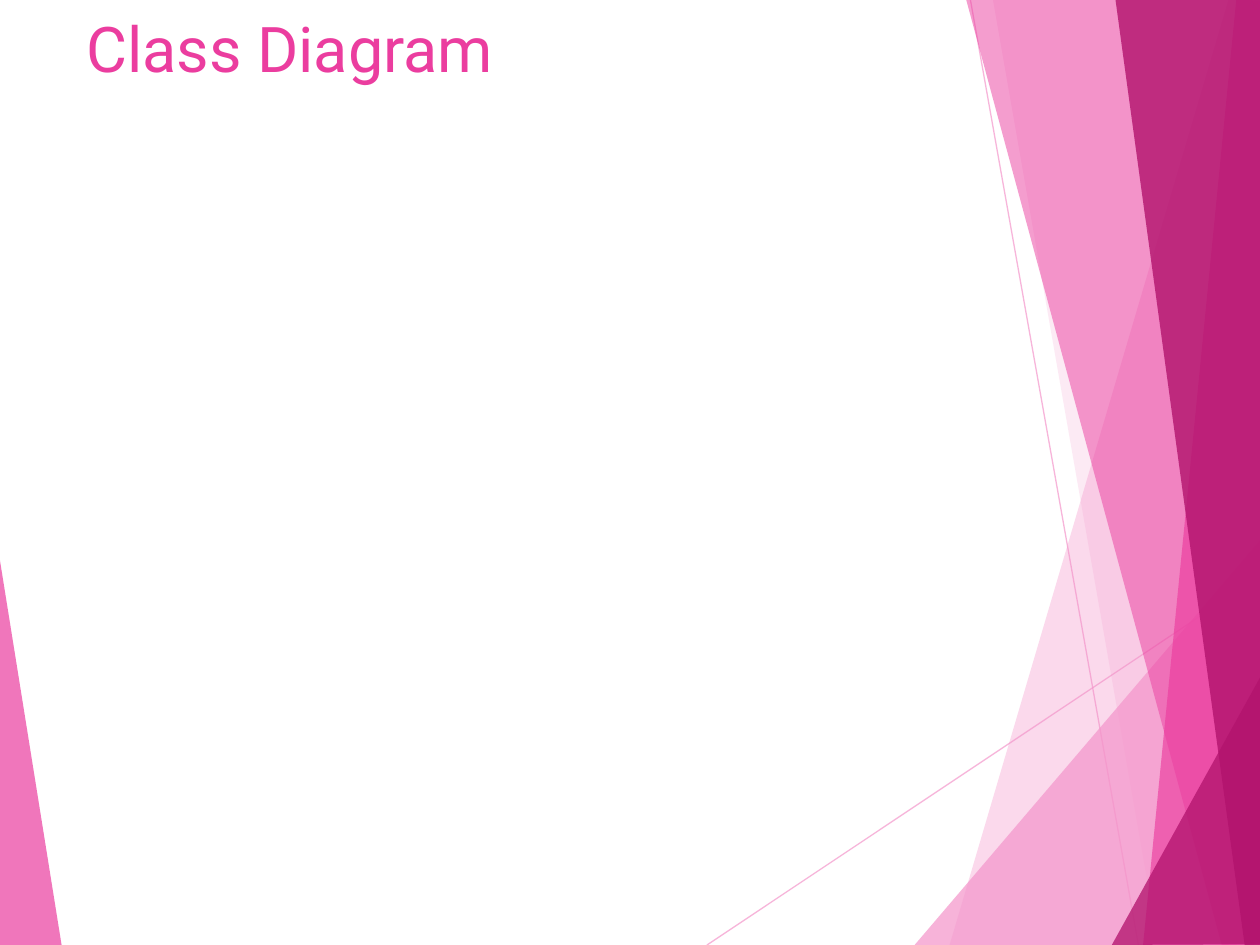
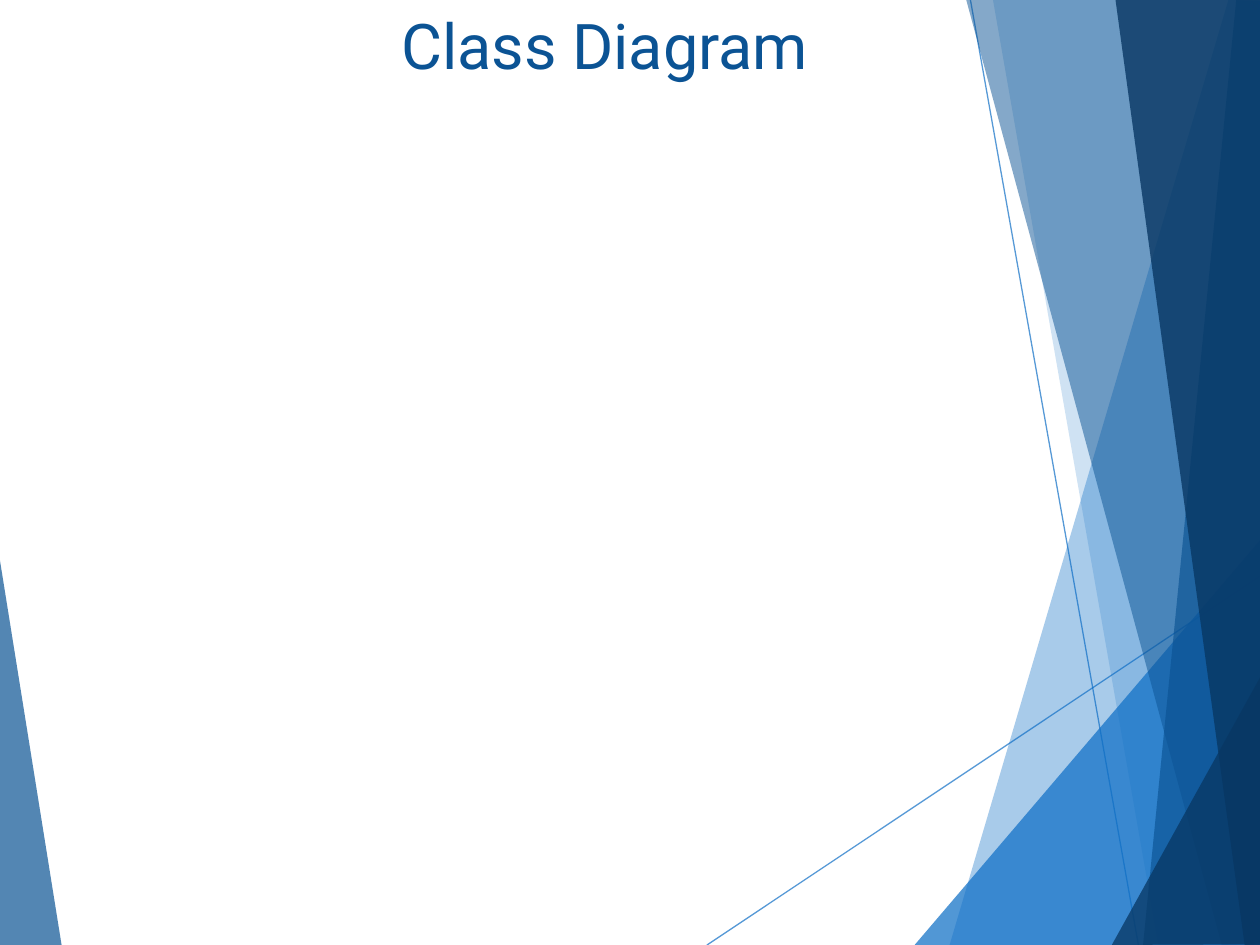
Before and after one commit to saaarvesh/FINALYEAR_PROJECT, a slide deck: slide 42 of Presentation/Project_Presentation.pptx. Drawn at 1260x945 pixels with LibreOffice and Linux fonts; fonts in the diff are those of the drawing; background and template pictures are left out. Boxes give left, top, right and bottom in pixels: in the first picture for what was removed or moved away, otherwise in the second. Text is boxed around its words. In the diff, an @@ line names an element or a change of style, - is before the commit and + after.

Commit message:
Final PPT

```diff
--- a/Presentation/Project_Presentation.pptx
+++ b/Presentation/Project_Presentation.pptx
@@ title "Class Diagram": place and size @@
-title "Class Diagram" at (86, 24, 493, 85)
+title "Class Diagram" at (401, 21, 808, 82)
@@ title "Class Diagram" at (401, 21, 808, 82): text colour #EB3D9F to #0B5394 @@
@@ freeform shape at (950, 0, 1260, 945): fill #F496CB at 36% opacity to #0F6FC6 at 36% opacity @@
@@ freeform shape at (966, 0, 1260, 945): fill #EB3D9F at 50% opacity to #0B5394 at 50% opacity @@
@@ line (970, 0) - (1139, 945): stroke #F496CB 0.75 pt to #0F6FC6 0.75 pt @@
@@ freeform shape at (993, 0, 1260, 945): fill #F496CB at 20% opacity to #0F6FC6 at 20% opacity @@
@@ freeform shape at (1115, 0, 1260, 945): fill #B2136D at 80% opacity to #083763 at 80% opacity @@
@@ freeform shape at (1143, 0, 1260, 945): fill #EB3D9F at 66% opacity to #0B5394 at 66% opacity @@
@@ freeform shape at (0, 553, 62, 945): fill #EB3D9F at 70% opacity to #0B5394 at 70% opacity @@
@@ freeform shape at (915, 541, 1260, 945): fill #F496CB at 72% opacity to #0F6FC6 at 72% opacity @@
@@ line (707, 945) - (1260, 576): stroke #F496CB 0.75 pt to #0F6FC6 0.75 pt @@
@@ freeform shape at (1111, 674, 1260, 945): fill #B2136D at 76% opacity to #083763 at 76% opacity @@
```
Also in this commit, not shown: 35 other slides changed, 7 slides added, 7 slides removed.
